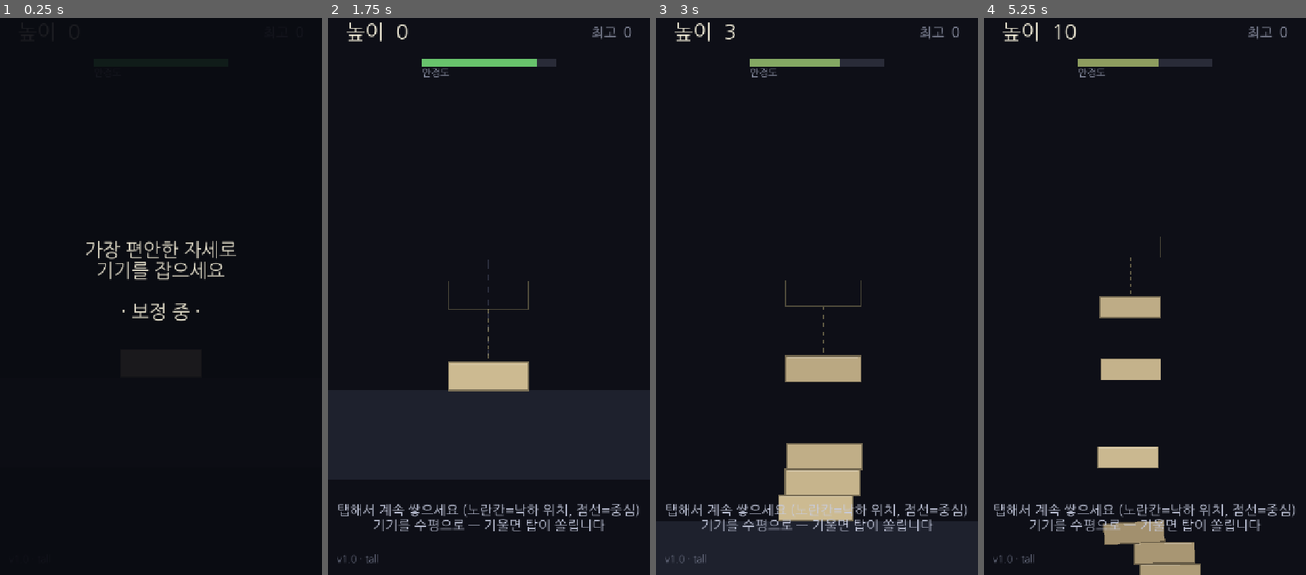
Above: before the commit, frames 1-4 (left to right).
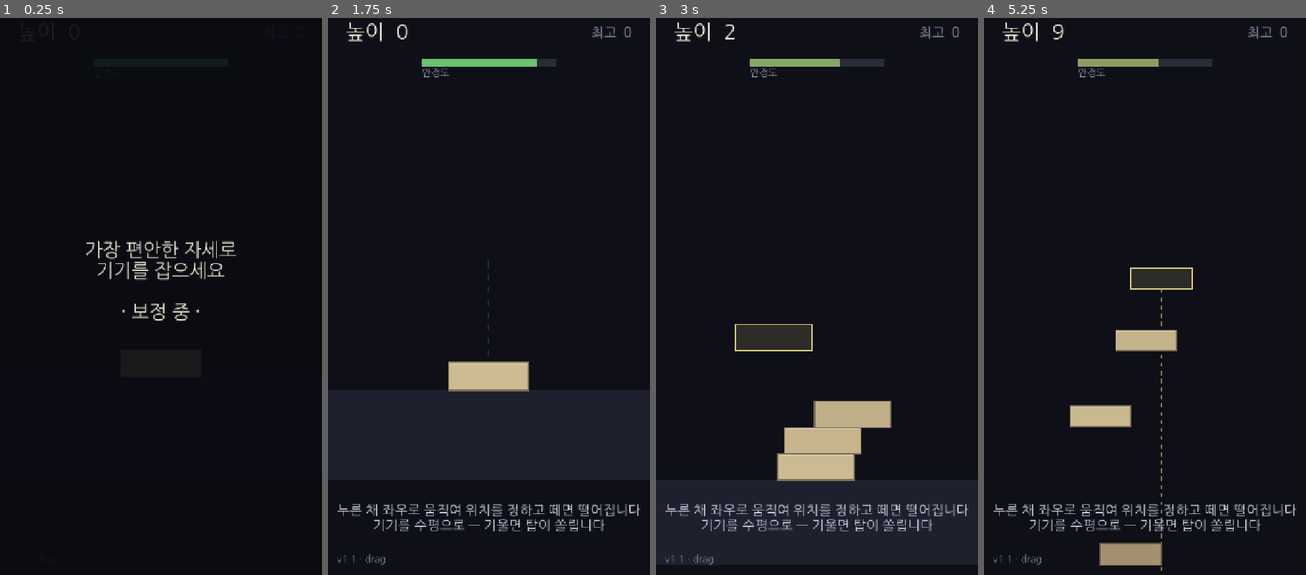
Above: after the commit, the same moments.

Repository: jungrok5/babel-tower
Game: Godot game, scene res://scenes/Main.tscn
Same seed, same stepped clock (60 frames per second), same inputs: the game is played once before the commit and once after it.
Inputs (mouse positions are in pixels of both pictures, inside the frame that each line leads up to):
- Up to frame 1 (0.25 s): no input
- Up to frame 2 (1.75 s): tap Enter at 0.5 s; move the mouse to (559, 257) at 0.52 s; tap Space at 0.6, 0.77, 1.07, 1.25 s; click (559, 257) at 0.67 s; drag from (424, 318) to (472, 402) at 1.27 s
- Up to frame 3 (3 s): move the mouse to (849, 162) at 2.02 s; tap Space at 2.1 s; click (849, 162) at 2.17 s; drag from (800, 402) to (720, 201) at 2.77 s
- Up to frame 4 (5.25 s): move the mouse to (1241, 374) at 3.52 s; tap Space at 3.6, 3.77, 4.07, 5.1 s; click (1241, 374) at 3.67 s; drag from (1048, 201) to (1096, 146) at 4.27 s; move the mouse to (1161, 290) at 5.02 s; click (1161, 290) at 5.17 s

The runs differ from the first frame. In frame 2, 1.3% of the frame differs, in the area x 2-98%, y 47-99%; in frame 3, 7.6%; in frame 4, 7.9%, in the area x 2-98%, y 1-100%.

Commit message:
feat(v1.1): drag-to-place drop + revert to full physics (per user choice)
- 낙하 메카닉 변경: 누르는 순간 조준 시작 → 좌우로 끌어 위치 지정 → 떼면
  그 자리에 낙하. 조준 중 노란 고스트+낙하 컬럼 미리보기 표시. 빠른 탭도 그대로.
- 전체 물리로 복귀: 앞서 추가했던 '상단 18개만 활성' freeze-deep 로직 제거
  (AskUserQuestion 도구 오류로 사용자의 '전체 물리' 선택이 전달되지 않아 임의
  진행했던 것을 되돌림). 토대만 정적 고정, 나머지 블록은 전부 동적(~100 한계 유지).

Co-Authored-By: Claude Opus 4.8 <noreply@anthropic.com>
Claude-Session: https://claude.ai/code/session_01Jx8xk1vyhwdsC6SaQay3dQ

Diff:
--- a/scripts/main.gd
+++ b/scripts/main.gd
@@ -7,7 +7,7 @@
 enum State { CALIB, READY, OVER }
 
 ## 화면에 표시되는 빌드 버전 — 캐시된 옛 빌드인지 확인용. 변경 시마다 올린다.
-const GAME_VERSION := "v1.0 · tall"
+const GAME_VERSION := "v1.1 · drag"
 
 const BASE_X := 360.0
 const GROUND_TOP_Y := 1050.0
@@ -17,7 +17,6 @@
 const COLLAPSE_FALL := 170.0        # 바닥 아래로 이만큼 떨어지면 붕괴
 const MAX_FLOOR_TILT := 0.7         # 기기를 최대로 기울였을 때 '바닥'이 기우는 각도(라디안)
 const GRAVITY_MAG := 1100.0         # 중력 크기 (블록에 직접 적용)
-const KEEP_DYNAMIC := 18            # 꼭대기 이 개수만 물리 활성, 그보다 깊으면 정적 고정
 
 var state: int = State.CALIB
 var score: int = 0
@@ -25,6 +24,8 @@
 var calib_timer: float = 0.0
 var go_shake: float = 0.0           # 붕괴 순간의 카메라 흔들림 버스트
 var web_permission_asked := false
+var aiming := false                 # 손을 대고 위치를 조준 중인가
+var aim_x := BASE_X                 # 떨어뜨릴 가로 위치(월드 좌표)
 
 var cam: Camera2D
 var ui: CanvasLayer
@@ -135,30 +136,18 @@
 	_start_calibration_countdown()
 
 
-## 탭 즉시 다음 벽돌을 떨어뜨린다. 안착을 기다리지 않으므로 파파파팍 연사 가능.
-func _drop_block() -> void:
+## 지정한 가로 위치(at_x) 위에서 벽돌을 떨어뜨린다. 안착을 기다리지 않아 연사 가능.
+func _drop_block(at_x: float = BASE_X) -> void:
 	var top := _top_block()
-	var sx := BASE_X
 	var sy := GROUND_TOP_Y - BLOCK_SIZE.y * 0.5 - DROP_HEIGHT
 	if top != null:
-		# 기울어 있어도 탑 꼭대기 바로 위에 떨어뜨린다
-		sx = top.position.x
+		# 세로는 항상 탑 꼭대기 위에서 낙하 (가로는 손 뗀 위치)
 		sy = top.position.y - top.block_size.y * 0.5 - DROP_HEIGHT
 	var b := _make_block(score + 1)
-	b.position = Vector2(sx, sy)
+	b.position = Vector2(at_x, sy)
 	add_child(b)
 	blocks.append(b)
 	score += 1
-
-	# 꼭대기 근처 KEEP_DYNAMIC개만 물리 활성 — 그보다 깊은 블록은 정적 고정한다.
-	# → 무한정 높이에서도 안정적이고, 폰에서 활성 강체 수가 제한돼 가볍다.
-	# (낮은 탑은 전부 동적이라 '탑 전체 기울임/회복' 감각은 그대로 유지)
-	var freeze_idx := blocks.size() - 1 - KEEP_DYNAMIC
-	if freeze_idx > 0 and is_instance_valid(blocks[freeze_idx]):
-		var fb: Block = blocks[freeze_idx]
-		if not fb.freeze:
-			fb.freeze = true
-			fb.freeze_mode = RigidBody2D.FREEZE_MODE_STATIC
 
 
 func _top_block() -> Block:
@@ -173,6 +162,7 @@
 	if state == State.OVER:
 		return
 	state = State.OVER
+	aiming = false
 	go_shake = 26.0
 	Input.vibrate_handheld(400)         # 붕괴의 햅틱
 	Graveyard.add_record(score)
@@ -185,6 +175,8 @@
 			b.queue_free()
 	blocks.clear()
 	score = 0
+	aiming = false
+	aim_x = BASE_X
 	cam.offset = Vector2.ZERO
 	cam.zoom = Vector2.ONE
 	cam.position = Vector2(BASE_X, GROUND_TOP_Y - 200.0)
@@ -204,20 +196,32 @@
 # ---------------------------------------------------------------- 입력
 
 func _unhandled_input(event: InputEvent) -> void:
-	# 터치는 emulate_mouse_from_touch로 마우스 이벤트가 되므로 마우스 버튼만 처리한다.
-	# (터치+마우스 둘 다 받으면 한 번에 두 개가 떨어진다)
-	var tapped := false
-	if event is InputEventMouseButton and event.pressed \
-			and event.button_index == MOUSE_BUTTON_LEFT:
-		tapped = true
-	elif event is InputEventKey and event.pressed and not event.echo \
-			and event.keycode == KEY_SPACE:
-		tapped = true
-	if not tapped:
+	# 드래그해서 놓기: 누르는 순간부터 조준, 좌우로 끌어 위치를 정하고, 떼면 낙하.
+	# 터치는 emulate_mouse_from_touch로 마우스 이벤트가 되므로 마우스 이벤트로 처리.
+	if event is InputEventKey:
+		if event.pressed and not event.echo and event.keycode == KEY_SPACE and state == State.READY:
+			_drop_block(_clamp_aim(BASE_X))
 		return
 
-	if state == State.READY:
-		_drop_block()
+	if event is InputEventMouseButton and event.button_index == MOUSE_BUTTON_LEFT:
+		if event.pressed:
+			if state == State.READY:
+				aiming = true
+				aim_x = _clamp_aim(_screen_to_world_x(event.position))
+		else:  # 손을 뗌 → 그 위치에 낙하
+			if aiming and state == State.READY:
+				_drop_block(aim_x)
+			aiming = false
+	elif aiming and (event is InputEventMouseMotion or event is InputEventScreenDrag):
+		aim_x = _clamp_aim(_screen_to_world_x(event.position))
+
+
+func _screen_to_world_x(screen_pos: Vector2) -> float:
+	return (get_viewport().get_canvas_transform().affine_inverse() * screen_pos).x
+
+
+func _clamp_aim(x: float) -> float:
+	return clampf(x, BASE_X - 620.0, BASE_X + 620.0)
 
 
 # ---------------------------------------------------------------- 물리
@@ -278,19 +282,17 @@
 		Vector2(BASE_X, GROUND_TOP_Y + 40.0),
 		Color(0.55, 0.6, 0.75, 0.22), 2.0, 14.0)
 
-	# 2) 다음 벽돌이 떨어질 위치 (꼭대기 블록 바로 위) — 고스트 + 낙하 컬럼
-	var top := _top_block()
-	var sx := BASE_X
-	var sy := GROUND_TOP_Y - BLOCK_SIZE.y * 0.5 - DROP_HEIGHT
-	if top != null:
-		sx = top.position.x
-		sy = top.position.y - top.block_size.y * 0.5 - DROP_HEIGHT
-	var ghost := Rect2(Vector2(sx, sy) - BLOCK_SIZE * 0.5, BLOCK_SIZE)
-	draw_rect(ghost, Color(0.96, 0.9, 0.6, 0.28), false, 2.0)
-	draw_dashed_line(
-		Vector2(sx, sy + BLOCK_SIZE.y * 0.5),
-		Vector2(sx, sy + DROP_HEIGHT + BLOCK_SIZE.y * 0.5),
-		Color(0.96, 0.9, 0.6, 0.35), 2.0, 10.0)
+	# 2) 조준 중일 때만: 손을 뗄 위치에 고스트 칸 + 바닥까지 내려가는 낙하 컬럼
+	if aiming:
+		var sy := top_edge - DROP_HEIGHT
+		var alpha := 0.85
+		var ghost := Rect2(Vector2(aim_x, sy) - BLOCK_SIZE * 0.5, BLOCK_SIZE)
+		draw_rect(ghost, Color(0.96, 0.9, 0.6, 0.16 * alpha), true)          # 반투명 채움
+		draw_rect(ghost, Color(0.98, 0.92, 0.55, alpha), false, 3.0)         # 테두리
+		draw_dashed_line(
+			Vector2(aim_x, sy + BLOCK_SIZE.y * 0.5),
+			Vector2(aim_x, GROUND_TOP_Y),
+			Color(0.98, 0.92, 0.55, 0.5), 2.0, 12.0)
 
 
 func _update_camera(delta: float) -> void:
@@ -332,7 +334,7 @@
 					state = State.READY
 				calib_label.text = "가장 편안한 자세로\n기기를 잡으세요\n\n· 보정 중 ·"
 		State.READY:
-			hint_label.text = "탭해서 계속 쌓으세요 (노란칸=낙하 위치, 점선=중심)\n기기를 수평으로 — 기울면 탑이 쏠립니다"
+			hint_label.text = "누른 채 좌우로 움직여 위치를 정하고 떼면 떨어집니다\n기기를 수평으로 — 기울면 탑이 쏠립니다"
 		State.OVER:
 			hint_label.text = ""
 
